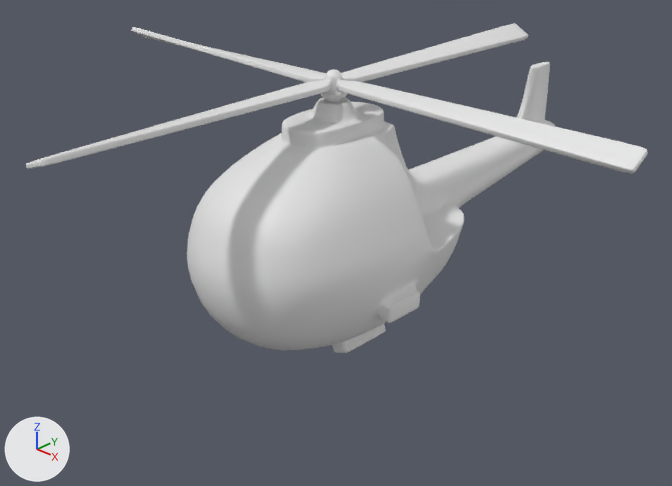
The Blender file assets/helicopter.blend, before and after one commit.
Both versions are drawn from a 50 mm lens placed at (9.58, -9.86, 6.24), pointed at (-0.21, 0.27, -0.32). Every picture has the same lights, and +X, +Y and +Z are marked at lower left.

Before the edit, the objects in view are built like this:
```python
me_cube_001 = bpy.data.meshes.new('Cube.001')
me_cube_001.from_pydata(...)  # 209 vertices, 209 faces; spans x -5.0..5.0, y -5.0..5.0, z 1.98..2.68
me_cube_001.polygons.foreach_set('use_smooth', [True] * 209)
me_cube_002 = bpy.data.meshes.new('Cube.002')
me_cube_002.from_pydata(...)  # 306 vertices, 303 faces; spans x -1.73..1.73, y -2.82..6.43, z -1.77..2.23
me_cube_002.polygons.foreach_set('use_smooth', [True] * 303)
ob_body = bpy.data.objects.new('Body', me_cube_002)
ob_body.location = (0.0, 0.0, 0.0)
_m = ob_body.modifiers.new('Bevel', 'BEVEL')
_m.angle_limit = 1.326
_m = ob_body.modifiers.new('Subdivision', 'SUBSURF')
_m.levels = 2
ob_mainrotor = bpy.data.objects.new('MainRotor', me_cube_001)
ob_mainrotor.location = (0.0, 0.0, 0.0)
_m = ob_mainrotor.modifiers.new('Bevel', 'BEVEL')
_m.limit_method = 'NONE'
_m.angle_limit = 1.553
_m = ob_mainrotor.modifiers.new('Subdivision', 'SUBSURF')
_m.levels = 2
```
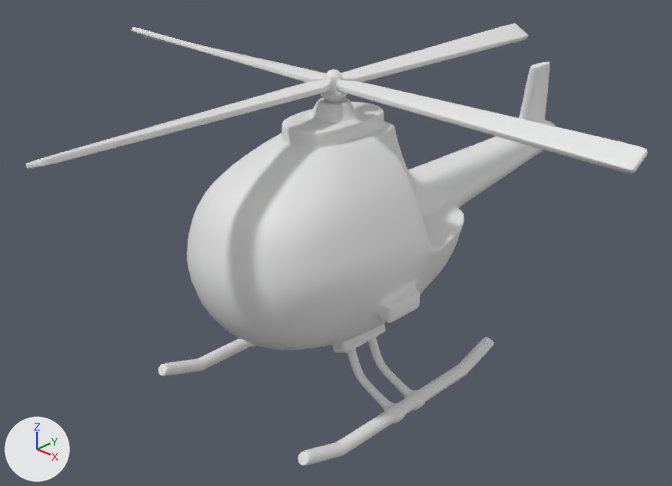
Pixel boxes [x1, y1, x2, y2] of what changed, in the pictures (672 x 486 px):
'Body.001', added: after [158, 337, 494, 466]

Patch to the scene script:
```diff
--- a/assets/helicopter.blend.py
+++ b/assets/helicopter.blend.py
@@ me_cube_003 @@
+me_cube_003.from_pydata(...)  # 464 vertices, 472 faces; spans x 0.59..1.83, y -2.44..2.25, z -2.65..-1.65
+me_cube_003.polygons.foreach_set('use_smooth', [True] * 472)
@@ ob_body_001 @@
+ob_body_001 = bpy.data.objects.new('Body.001', me_cube_003)
+ob_body_001.location = (0.0, 0.0, 0.0)
+_m = ob_body_001.modifiers.new('Mirror', 'MIRROR')
+_m = ob_body_001.modifiers.new('Bevel', 'BEVEL')
+_m.angle_limit = 1.326
+_m = ob_body_001.modifiers.new('Subdivision', 'SUBSURF')
+_m.levels = 2
```
